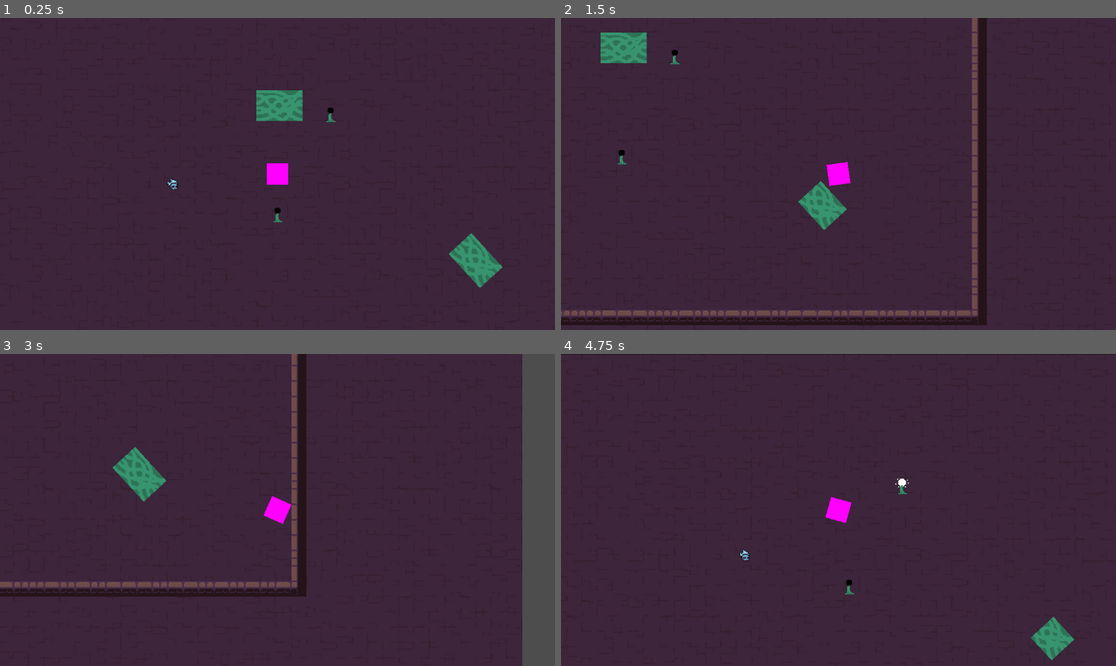
Above: before the commit, frames 1-4 (two rows, left to right).
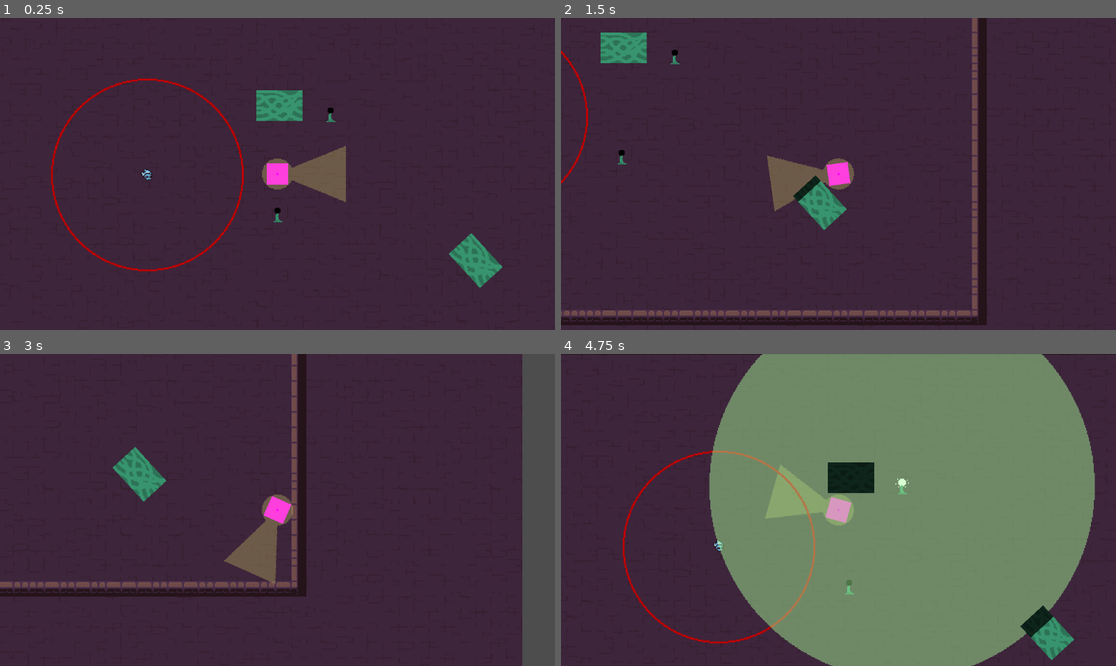
Above: after the commit, the same moments.

Repository: CookieCherith0969/GDM-Assignment-4
Game: Godot game, scene res://Scenes/test_scene.tscn
Same seed, same stepped clock (60 frames per second), same inputs: the game is played once before the commit and once after it.
Inputs (mouse positions are in pixels of both pictures, inside the frame that each line leads up to):
- Up to frame 1 (0.25 s): no input
- Up to frame 2 (1.5 s): tap Enter at 0.5 s; move the mouse to (960, 158) at 0.52 s; hold D (Right) 0.53-1.28 s; hold Space (Light) 0.53-1.28 s; move the mouse to (727, 189) at 1.27 s; hold S (Down) from 1.28 s (still down); tap Space (Light) at 1.35 s
- Up to frame 3 (3 s): move the mouse to (333, 441) at 2.02 s; release S (Down) at 2.03 s; hold D (Right) 2.03-2.78 s; hold Space (Light) 2.03-2.78 s; move the mouse to (249, 572) at 2.77 s; hold W (Up) from 2.78 s (still down); tap Space (Light) at 2.85 s
- Up to frame 4 (4.75 s): move the mouse to (1005, 556) at 3.52 s; release W (Up) at 3.53 s; hold Space (Light) 3.53-4.28 s; hold A (Left) from 3.53 s (still down); move the mouse to (672, 463) at 4.27 s; tap Space (Light) at 4.35 s

The runs differ from the first frame. In frame 1, 2.4% of the frame differs, in the area x 9-63%, y 19-82%; in frame 2, 1.7%; in frame 3, 1.5%; in frame 4, 61%, in the area x 11-97%, y 0-100%.

Commit message:
Placeholder sprites for lights & first build

Diff:
--- a/Scenes/enemy.tscn
+++ b/Scenes/enemy.tscn
@@ -1,10 +1,11 @@
-[gd_scene load_steps=9 format=3 uid="uid://vmauooked5r8"]
+[gd_scene load_steps=10 format=3 uid="uid://vmauooked5r8"]
 
 [ext_resource type="Script" path="res://Scripts/enemy.gd" id="1_j1bsw"]
 [ext_resource type="Texture2D" uid="uid://dog68fxas75h7" path="res://Art/2D Pixel Dungeon Asset Pack/Character_animation/monsters_idle/skull/v2/skull_v2_1.png" id="1_tbcp7"]
 [ext_resource type="Texture2D" uid="uid://1mgmc802kto8" path="res://Art/2D Pixel Dungeon Asset Pack/Character_animation/monsters_idle/skull/v2/skull_v2_2.png" id="2_n84ru"]
 [ext_resource type="Texture2D" uid="uid://dp1lkcyo6tl8g" path="res://Art/2D Pixel Dungeon Asset Pack/Character_animation/monsters_idle/skull/v2/skull_v2_3.png" id="3_vu1tf"]
 [ext_resource type="Texture2D" uid="uid://dx7v5ysfvwsgw" path="res://Art/2D Pixel Dungeon Asset Pack/Character_animation/monsters_idle/skull/v2/skull_v2_4.png" id="4_k8evh"]
+[ext_resource type="Texture2D" uid="uid://dstgq7jirpwl0" path="res://Art/PlaceholderArt/DetectRing.png" id="6_04pvj"]
 
 [sub_resource type="SpriteFrames" id="SpriteFrames_rghix"]
 animations = [{
@@ -27,7 +28,7 @@
 }]
 
 [sub_resource type="CircleShape2D" id="CircleShape2D_42tn1"]
-radius = 82.72
+radius = 100.0
 
 [sub_resource type="CircleShape2D" id="CircleShape2D_714ps"]
 radius = 9.0
@@ -48,6 +49,10 @@
 [node name="CollisionShape2D" type="CollisionShape2D" parent="DetectionArea"]
 shape = SubResource("CircleShape2D_42tn1")
 
+[node name="Sprite2D" type="Sprite2D" parent="DetectionArea"]
+modulate = Color(0.745098, 0, 0, 1)
+texture = ExtResource("6_04pvj")
+
 [node name="CollisionShape2D" type="CollisionShape2D" parent="."]
 shape = SubResource("CircleShape2D_714ps")
 
--- a/Scenes/lampPlant.tscn
+++ b/Scenes/lampPlant.tscn
@@ -1,7 +1,8 @@
-[gd_scene load_steps=10 format=3 uid="uid://51alml0rqxy6"]
+[gd_scene load_steps=11 format=3 uid="uid://51alml0rqxy6"]
 
 [ext_resource type="Script" path="res://Scripts/lampPlant.gd" id="1_8jvi5"]
 [ext_resource type="Texture2D" uid="uid://h02wf7c3vis2" path="res://Art/PlaceholderArt/Lamp.png" id="2_14hpv"]
+[ext_resource type="Texture2D" uid="uid://crw0peyi8661d" path="res://Art/PlaceholderArt/PlantLight.png" id="3_rhyo2"]
 
 [sub_resource type="RectangleShape2D" id="RectangleShape2D_fvte4"]
 
@@ -75,6 +76,10 @@
 [node name="CollisionShape2D" type="CollisionShape2D" parent="LightArea"]
 shape = SubResource("CircleShape2D_3cy5b")
 
+[node name="Sprite2D" type="Sprite2D" parent="LightArea"]
+modulate = Color(0.666667, 1, 0.607843, 0.458824)
+texture = ExtResource("3_rhyo2")
+
 [connection signal="body_entered" from="DetectionArea" to="." method="_on_detection_area_body_entered"]
 [connection signal="body_exited" from="DetectionArea" to="." method="_on_detection_area_body_exited"]
 [connection signal="timeout" from="Timer" to="." method="_on_timer_timeout"]
--- a/Scenes/player.tscn
+++ b/Scenes/player.tscn
@@ -1,6 +1,7 @@
-[gd_scene load_steps=5 format=3 uid="uid://d7dfcl5po6ar"]
+[gd_scene load_steps=6 format=3 uid="uid://d7dfcl5po6ar"]
 
 [ext_resource type="Script" path="res://Scripts/Player.gd" id="1_e58nx"]
+[ext_resource type="Texture2D" uid="uid://ce4p1k3nrxm41" path="res://Art/PlaceholderArt/FlashLight.png" id="2_fphfx"]
 
 [sub_resource type="CircleShape2D" id="CircleShape2D_gvdvt"]
 radius = 14.0
@@ -33,6 +34,11 @@
 [node name="GlowCollider" type="CollisionShape2D" parent="LightArea"]
 shape = SubResource("CircleShape2D_0odh5")
 
+[node name="Sprite2D" type="Sprite2D" parent="LightArea"]
+modulate = Color(1, 1, 0.454902, 0.247059)
+position = Vector2(27.5, 0)
+texture = ExtResource("2_fphfx")
+
 [node name="Camera2D" type="Camera2D" parent="."]
 zoom = Vector2(2, 2)
 
--- a/Scenes/test_scene.tscn
+++ b/Scenes/test_scene.tscn
@@ -237,7 +237,7 @@
 collision_mask = 5
 
 [node name="Enemy" parent="." instance=ExtResource("3_hggjy")]
-position = Vector2(441, 290)
+position = Vector2(414, 280)
 collision_layer = 4
 collision_mask = 7
 
--- a/Scripts/gateBlock.gd
+++ b/Scripts/gateBlock.gd
@@ -9,6 +9,9 @@
 
 var num_lights = 0 : set = set_lights
 var lit : bool : set = set_lit
+
+var active_colour = Color("#ffffff")
+var inactive_colour = Color("#404040")
 
 # Called when the node enters the scene tree for the first time.
 func _ready():
@@ -44,8 +47,8 @@
 		return
 	lit = val
 	if lit:
-		sprite.hide()
+		modulate = inactive_colour
 		collision_layer -= 1
 	else:
-		sprite.show()
+		modulate = active_colour
 		collision_layer += 1
Binary file added: Art/PlaceholderArt/DetectRing.png
Not shown, added: Art/PlaceholderArt/DetectRing.png.import
Binary file added: Art/PlaceholderArt/FlashLight.png
Not shown, added: Art/PlaceholderArt/FlashLight.png.import
Binary file added: Art/PlaceholderArt/PlantLight.png
Not shown, added: Art/PlaceholderArt/PlantLight.png.import
